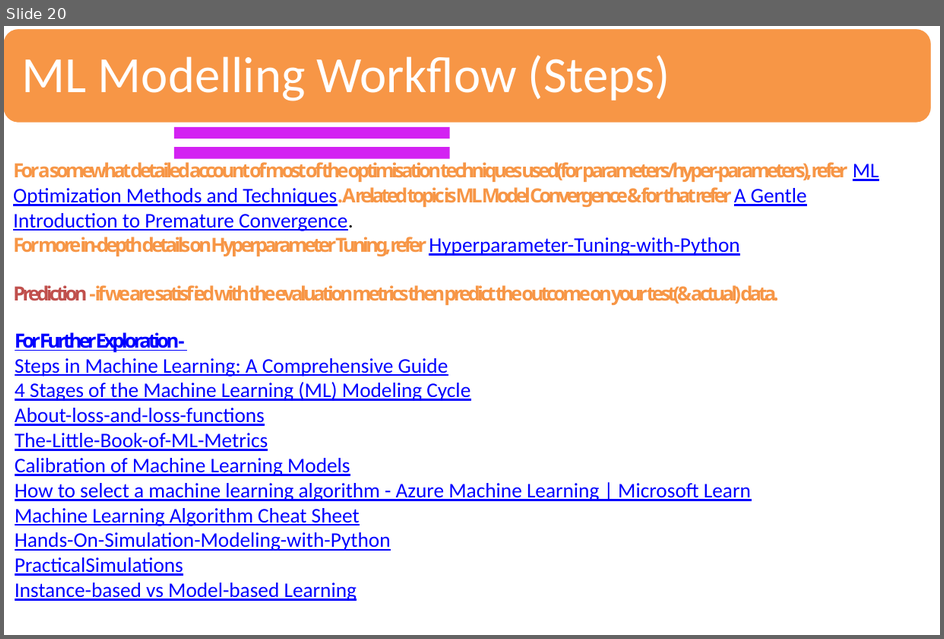
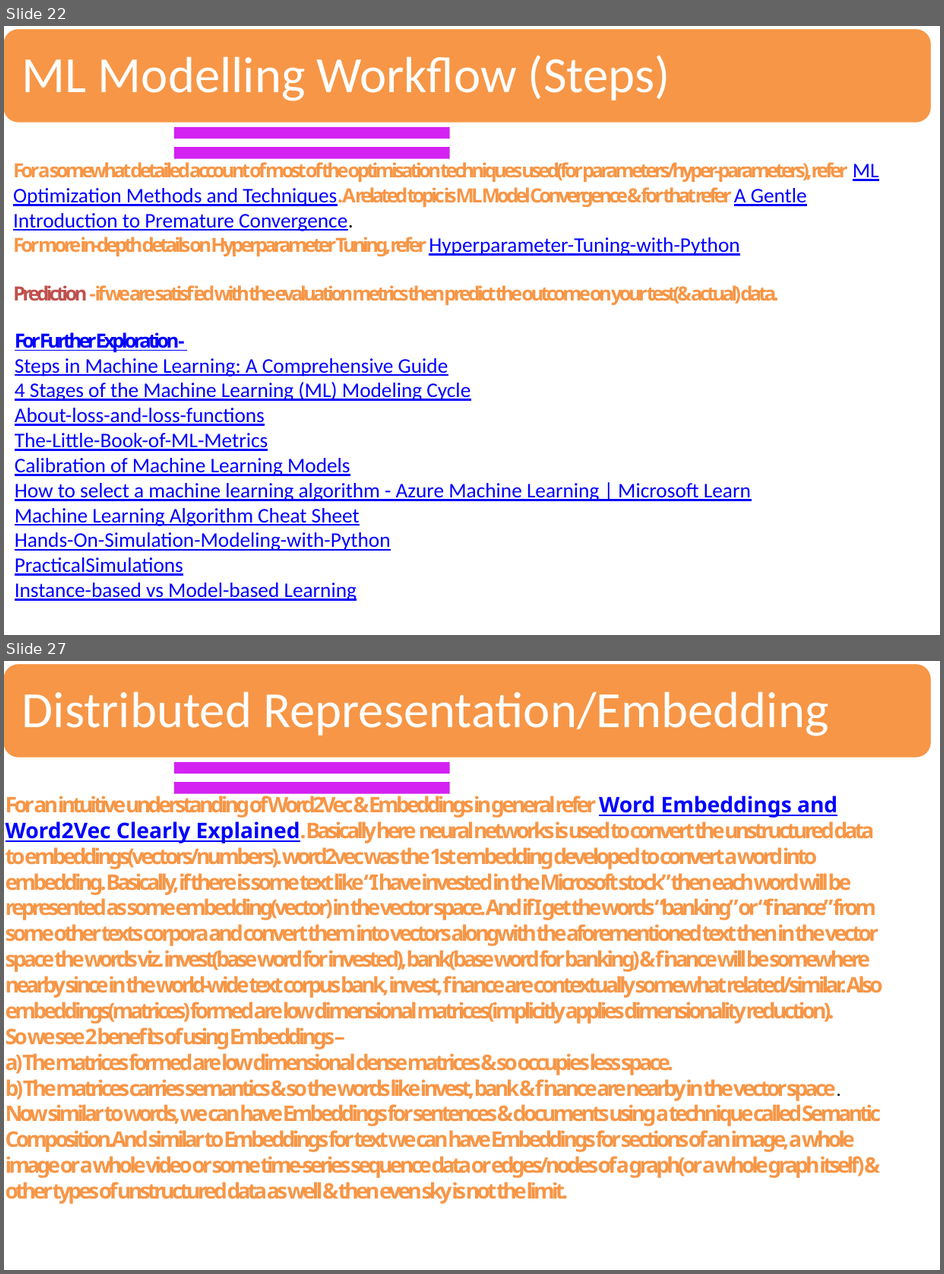
Before and after one commit to sandipray63in/Some_Self_Learning_Decks, a slide deck: AI, ML, DL & Related Topics(WIP).pptx. Shown one above the other, each under a label of ours: slide 20 before the commit, slides 22 and 27 after it; the slides between them are not shown. The pictures are 944x639 and 944x1274 pixels, drawn with LibreOffice and Linux fonts; fonts in the diff are those of the drawing. Boxes give left, top, right and bottom in pixels: in the first picture for what was removed or moved away, otherwise in the second. Text is boxed around its words. In the diff, an @@ line names an element or a change of style, - is before the commit and + after.

```diff
--- a/AI, ML, DL & Related Topics(WIP).pptx
+++ b/AI, ML, DL & Related Topics(WIP).pptx
@@ slide 27 added at box(4, 661, 940, 1270), background #FFFFFF @@
@@ rounded rectangle added at box(4, 663, 933, 758), fill #F79646, outline #FFFFFF 2 pt @@
@@ text added at box(22, 691, 829, 736), 39 pt, text #FFFFFF @@
+Distributed Representation/Embedding
@@ freeform shape added at box(174, 762, 451, 773), fill #D322F2 @@
@@ text added at box(6, 792, 883, 1204), 16.5 pt, text #F79646, bold @@
+For an intuitive understanding of Word2Vec & Embeddings in general refer Word Embeddings and Word2Vec Clearly Explained. Basically here neural networks is used to convert the unstructured data to embeddings(vectors/numbers). word2vec was the 1st embedding developed to convert a word into embedding. Basically, if there is some text like “I have invested in the Microsoft stock” then each word will be represented as some embedding(vector) in the vector space. And if I get the words “banking” or “finance” from some other texts corpora and convert them into vectors alongwith the aforementioned text then in the vector space the words viz. invest(base word for invested), bank(base word for banking) & finance will be somewhere nearby since in the world-wide text corpus bank, invest, finance are contextually somewhat related/similar. Also embeddings(matrices) formed are low dimensional matrices(implicitly applies dimensionality reduction).
+So we see 2 benefits of using Embeddings –
+a) The matrices formed are low dimensional dense matrices & so occupies less space.
+b) The matrices carries semantics & so the words like invest, bank & finance are nearby in the vector space.
+Now similar to words, we can have Embeddings for sentences & documents using a technique called Semantic Composition.And similar to Embeddings for text we can have Embeddings for sections of an image, a whole image or a whole video or some time-series sequence data or edges/nodes of a graph(or a whole graph itself) & other types of unstructured data as well & then even sky is not the limit.
@@ freeform shape added at box(174, 782, 451, 793), fill #D322F2 @@
@@ what was slide 20 is now slide 22 @@
```
Also in this commit, not shown: 3 slides changed, 10 other slides added.
